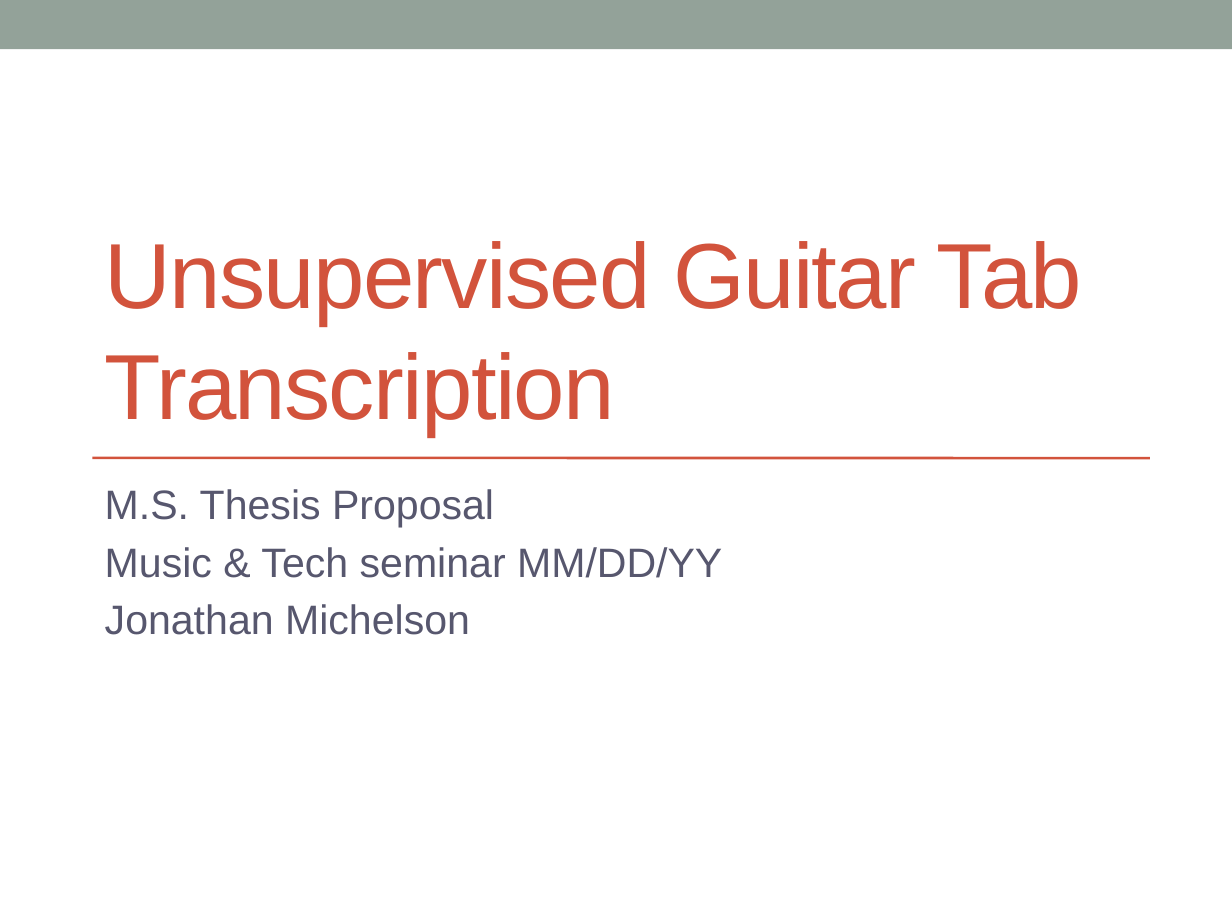
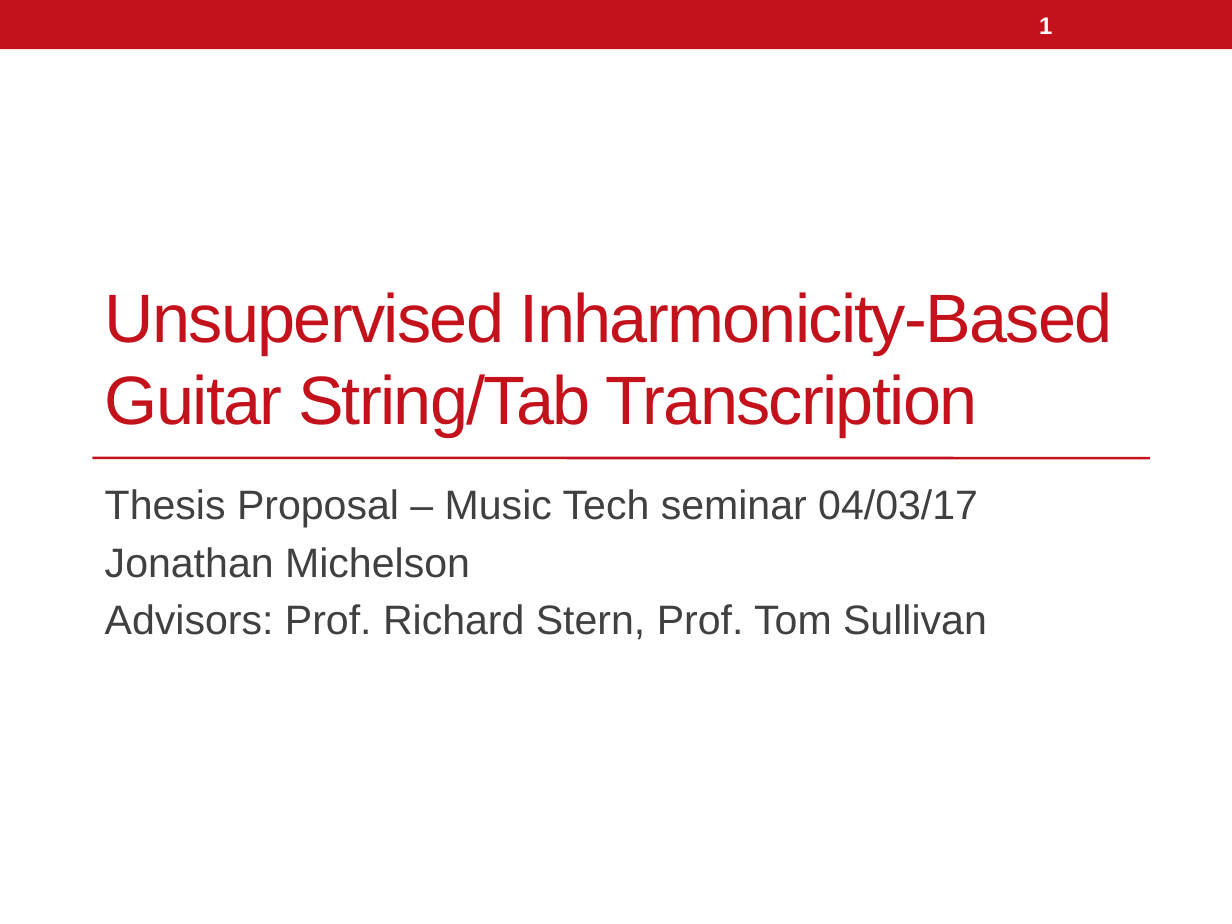
Before and after one commit to jmichel3/ms-thesis, a slide deck: slide 1 of proposal/proposal.pptx. Drawn at 1232x924 pixels with LibreOffice and Linux fonts; fonts in the diff are those of the drawing. Boxes give left, top, right and bottom in pixels: in the first picture for what was removed or moved away, otherwise in the second. Text is boxed around its words. In the diff, an @@ line names an element or a change of style, - is before the commit and + after.

```diff
--- a/proposal/proposal.pptx
+++ b/proposal/proposal.pptx
@@ rectangle at [0,0,1232,49]: fill #93A299 to #C3121B @@
@@ page number added at [1039,17,1052,34], 14 pt, text #FFFFFF, bold @@
+1
@@ title at [105,292,1113,437]: text changed; size 54 to 40 pt; text colour #D2533C to #C3121B @@
-Unsupervised Guitar Tab Transcription
+Unsupervised Inharmonicity-Based Guitar String/Tab Transcription
@@ line (92, 458) - (1149, 458): stroke #D2533C 1.5 pt to #C3121B 1.5 pt @@
@@ subtitle at [105,489,978,527]: text changed; text colour #57576E to #404040 @@
-M.S. Thesis Proposal
-Music & Tech seminar MM/DD/YY
+Thesis Proposal – Music Tech seminar 04/03/17
@@ subtitle at [105,547,470,578]: text colour #57576E to #404040 in "Jonathan Michelson" @@
@@ subtitle at [105,604,987,640]: paragraph added @@
+Advisors: Prof. Richard Stern, Prof. Tom Sullivan
```
Also in this commit, not shown: 33 slides added, 5 slides removed, 28 other files.
